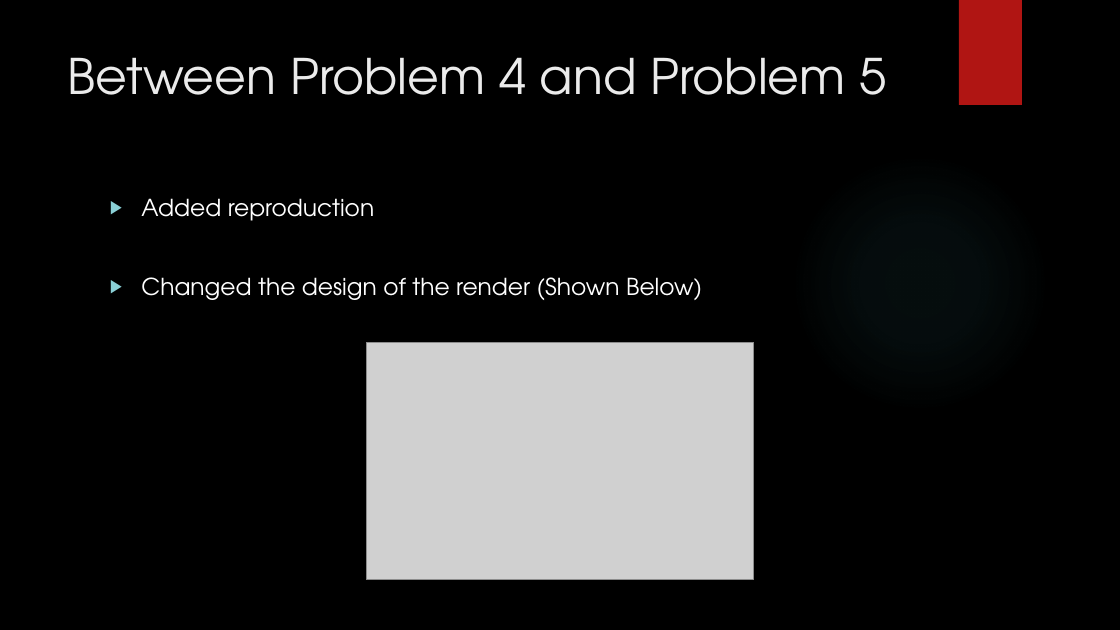
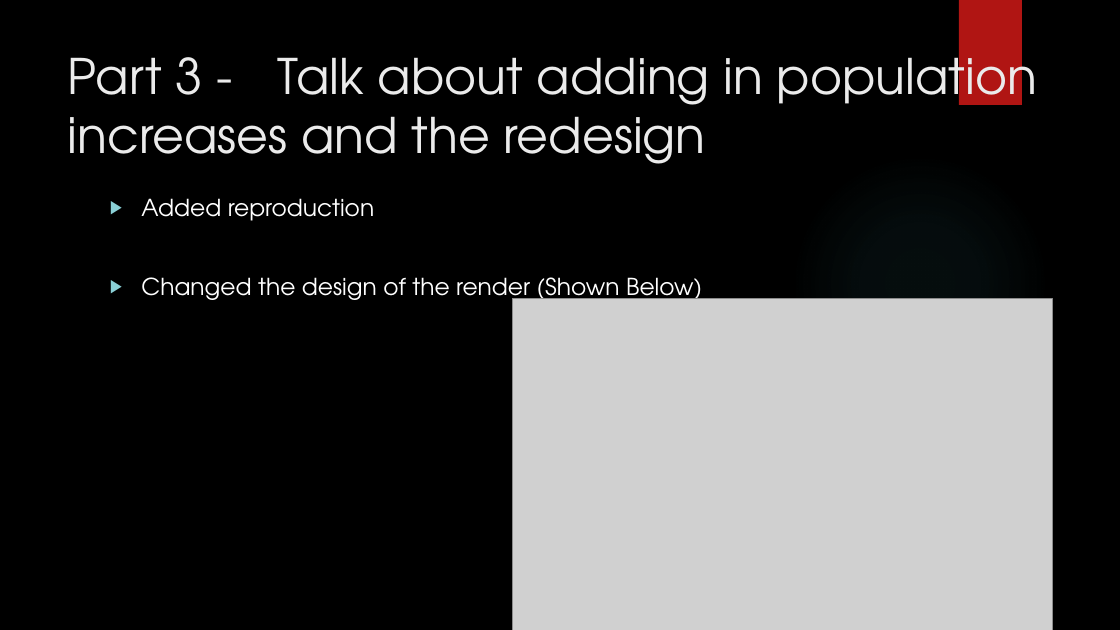
Before and after one commit to jaminologist/GopherLife, a slide deck: slide 20 of GopherLife.pptx (slide 24 before the commit). Drawn at 1120x630 pixels with LibreOffice and Linux fonts; fonts in the diff are those of the drawing; grey boxes stand for pictures; background and template pictures are left out. Boxes give left, top, right and bottom in pixels: in the first picture for what was removed or moved away, otherwise in the second. Text is boxed around its words. In the diff, an @@ line names an element or a change of style, - is before the commit and + after.

```diff
--- a/GopherLife.pptx
+++ b/GopherLife.pptx
@@ title at bbox=[68, 43, 1037, 164]: text changed @@
-Between Problem 4 and Problem 5
+Part 3 - Talk about adding in population increases and the redesign
@@ picture: place and size @@
-picture at bbox=[366, 342, 754, 580]
+picture at bbox=[513, 299, 1053, 630]
```
Also in this commit, not shown: 2 other slides changed, 4 slides added, 7 slides removed, 4 other files.
